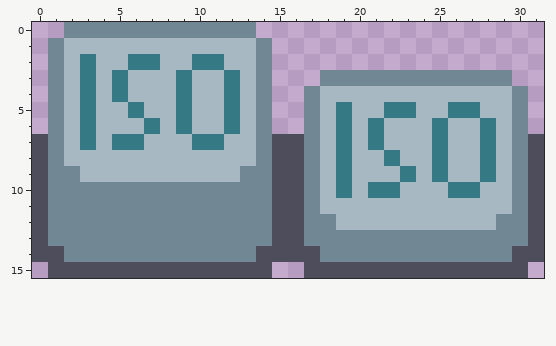
Two states of a pixel-art sprite, res/button_iso.png. Above is the file before it was changed.
The file is 32x16 pixels.
New version:
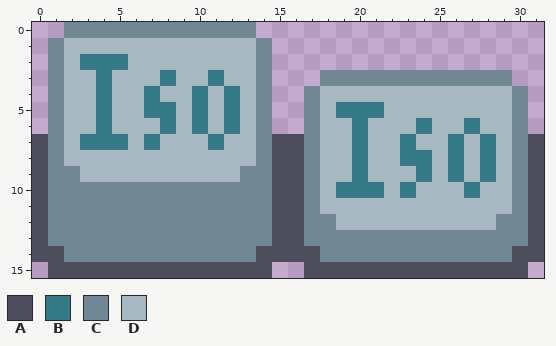
Palette (. is transparent): A #4e4d5c  B #357985  C #728794  D #a7b8c2
Change:
@@ x 0..31 @@
  1 .CDDDDDDDDDDDDC.................
- 2 .CDBDDBBDDBBDDC.................
- 3 .CDBDBDDDBDDBDC...CCCCCCCCCCCC..
- 4 .CDBDBDDDBDDBDC..CDDDDDDDDDDDDC.
- 5 .CDBDDBDDBDDBDC..CDBDDBBDDBBDDC.
- 6 .CDBDDDBDBDDBDC..CDBDBDDDBDDBDC.
- 7 ACDBDBBDDDBBDDCAACDBDBDDDBDDBDCA
- 8 ACDDDDDDDDDDDDCAACDBDDBDDBDDBDCA
- 9 ACCDDDDDDDDDDCCAACDBDDDBDBDDBDCA
-10 ACCCCCCCCCCCCCCAACDBDBBDDDBBDDCA
+ 2 .CDBBBDDDDDDDDC.................
+ 3 .CDDBDDDBDDBDDC...CCCCCCCCCCCC..
+ 4 .CDDBDDBDDBDBDC..CDDDDDDDDDDDDC.
+ 5 .CDDBDDBBDBDBDC..CDBBBDDDDDDDDC.
+ 6 .CDDBDDDBDBDBDC..CDDBDDDBDDBDDC.
+ 7 ACDBBBDBDDDBDDCAACDDBDDBDDBDBDCA
+ 8 ACDDDDDDDDDDDDCAACDDBDDBBDBDBDCA
+ 9 ACCDDDDDDDDDDCCAACDDBDDDBDBDBDCA
+10 ACCCCCCCCCCCCCCAACDBBBDBDDDBDDCA
 11 ACCCCCCCCCCCCCCAACDDDDDDDDDDDDCA
Pixel boxes of the changes (left, top, right, bottom) in both pictures:
changed: (80, 54, 240, 150)
changed: (336, 102, 496, 198)
